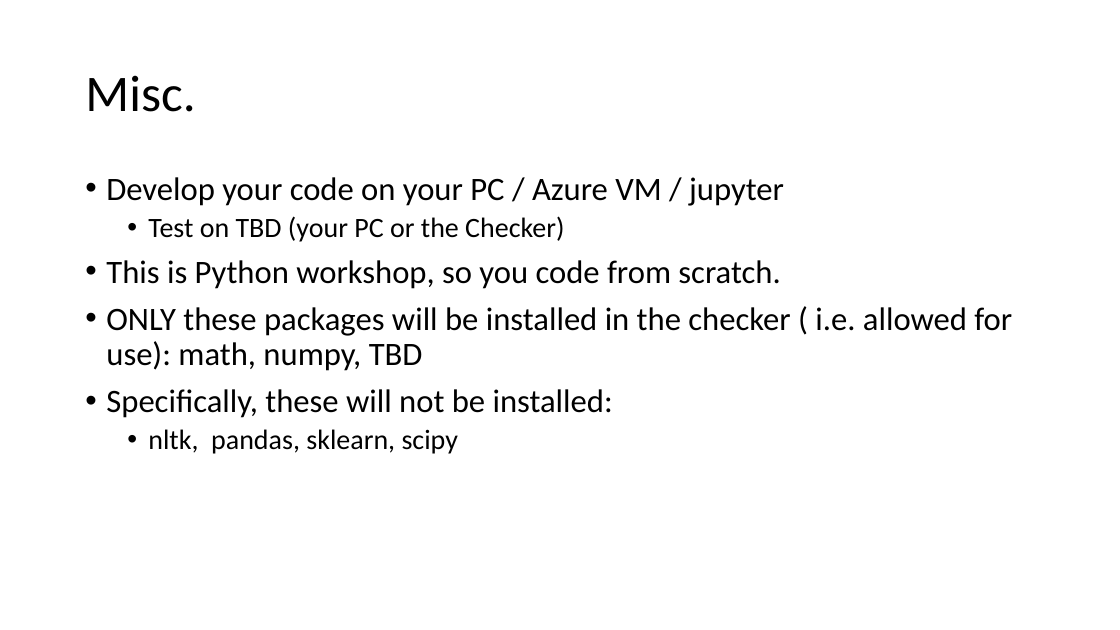
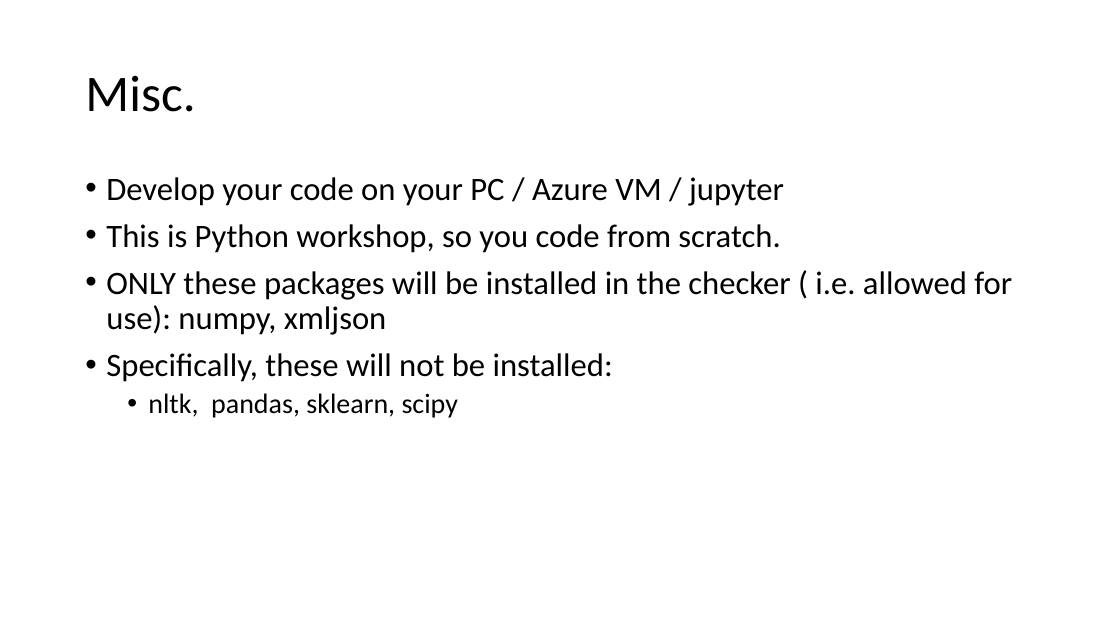
Before and after one commit to scaperex/python_workshop_intermediate, a slide deck: slide 7 of challenge.pptx (slide 6 before the commit). Drawn at 1120x630 pixels with LibreOffice and Linux fonts; fonts in the diff are those of the drawing. Boxes give left, top, right and bottom in pixels: in the first picture for what was removed or moved away, otherwise in the second. Text is boxed around its words. In the diff, an @@ line names an element or a change of style, - is before the commit and + after.

```diff
--- a/challenge.pptx
+++ b/challenge.pptx
@@ text at [148, 216, 564, 242]: paragraph removed @@
-  • Test on TBD (your PC or the Checker)
@@ text at [106, 271, 1012, 335]: text changed @@
-• ONLY these packages will be installed in the checker ( i.e. allowed for use): math, numpy, TBD
+• ONLY these packages will be installed in the checker ( i.e. allowed for use): numpy, xmljson
```
Also in this commit, not shown: 6 other slides changed, 6 slides added, 1 other file.
